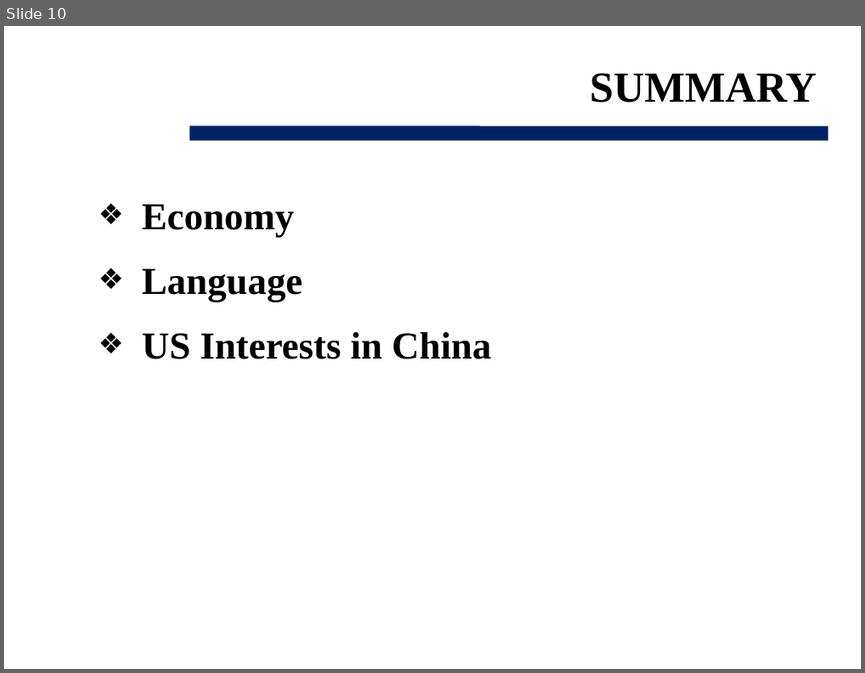
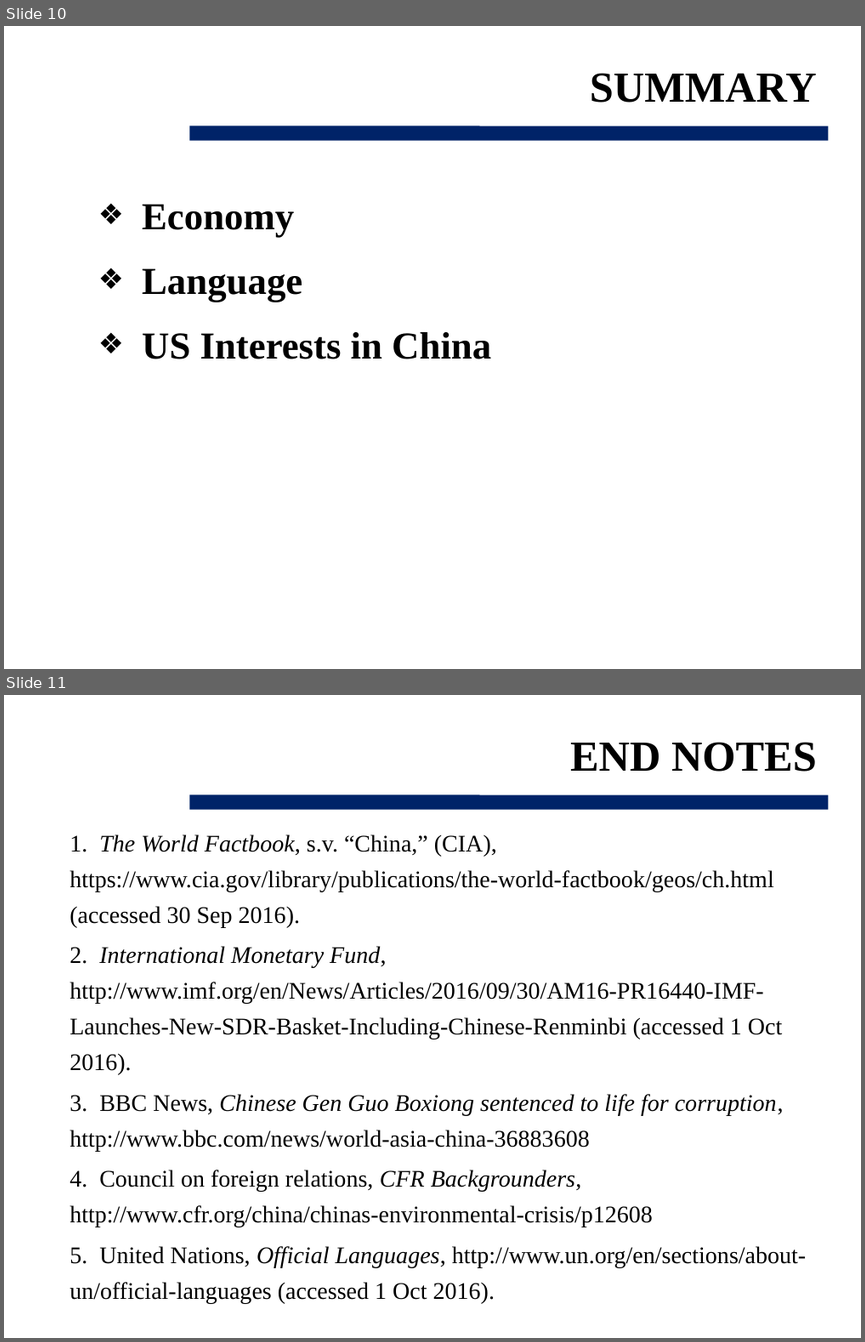
Before and after one commit to 360bobcui/OTSbackgroundpaper, a slide deck: Cui_Brief.pptx. Shown one above the other, each under a label of ours: slide 10 before the commit, slides 10 and 11 after it. The pictures are 865x673 and 865x1342 pixels, drawn with LibreOffice and Linux fonts; fonts in the diff are those of the drawing; background and template pictures are left out. Boxes give left, top, right and bottom in pixels: in the first picture for what was removed or moved away, otherwise in the second. Text is boxed around its words. In the diff, an @@ line names an element or a change of style, - is before the commit and + after.

```diff
--- a/Cui_Brief.pptx
+++ b/Cui_Brief.pptx
@@ slide 11 added at (x1=4, y1=695, x2=861, y2=1338), background picture (left out); not listed: 1 template element that a slide beside it also shows @@
@@ text added at (x1=570, y1=742, x2=817, y2=771), 36 pt, text #000000, bold @@
+END NOTES
@@ text added at (x1=69, y1=834, x2=806, y2=1303), 20 pt, text #000000 @@
+1. The World Factbook, s.v. “China,” (CIA), https://www.cia.gov/library/publications/the-world-factbook/geos/ch.html (accessed 30 Sep 2016).
+2. International Monetary Fund, http://www.imf.org/en/News/Articles/2016/09/30/AM16-PR16440-IMF-Launches-New-SDR-Basket-Including-Chinese-Renminbi (accessed 1 Oct 2016).
+3. BBC News, Chinese Gen Guo Boxiong sentenced to life for corruption, http://www.bbc.com/news/world-asia-china-36883608
+4. Council on foreign relations, CFR Backgrounders, http://www.cfr.org/china/chinas-environmental-crisis/p12608
+5. United Nations, Official Languages, http://www.un.org/en/sections/about-un/official-languages (accessed 1 Oct 2016).
```
Also in this commit, not shown: 4 slides changed, 3 other files.
